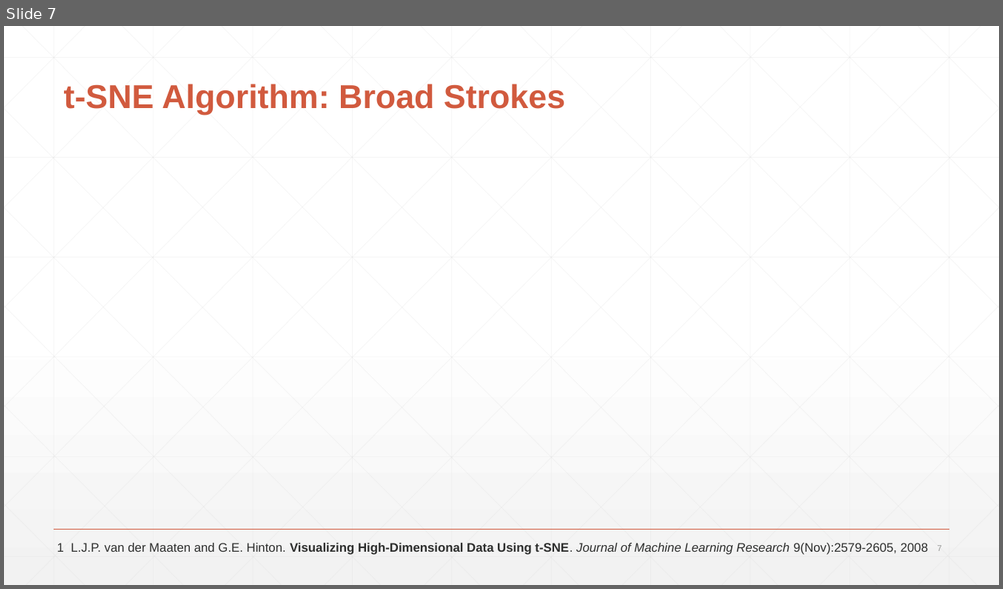
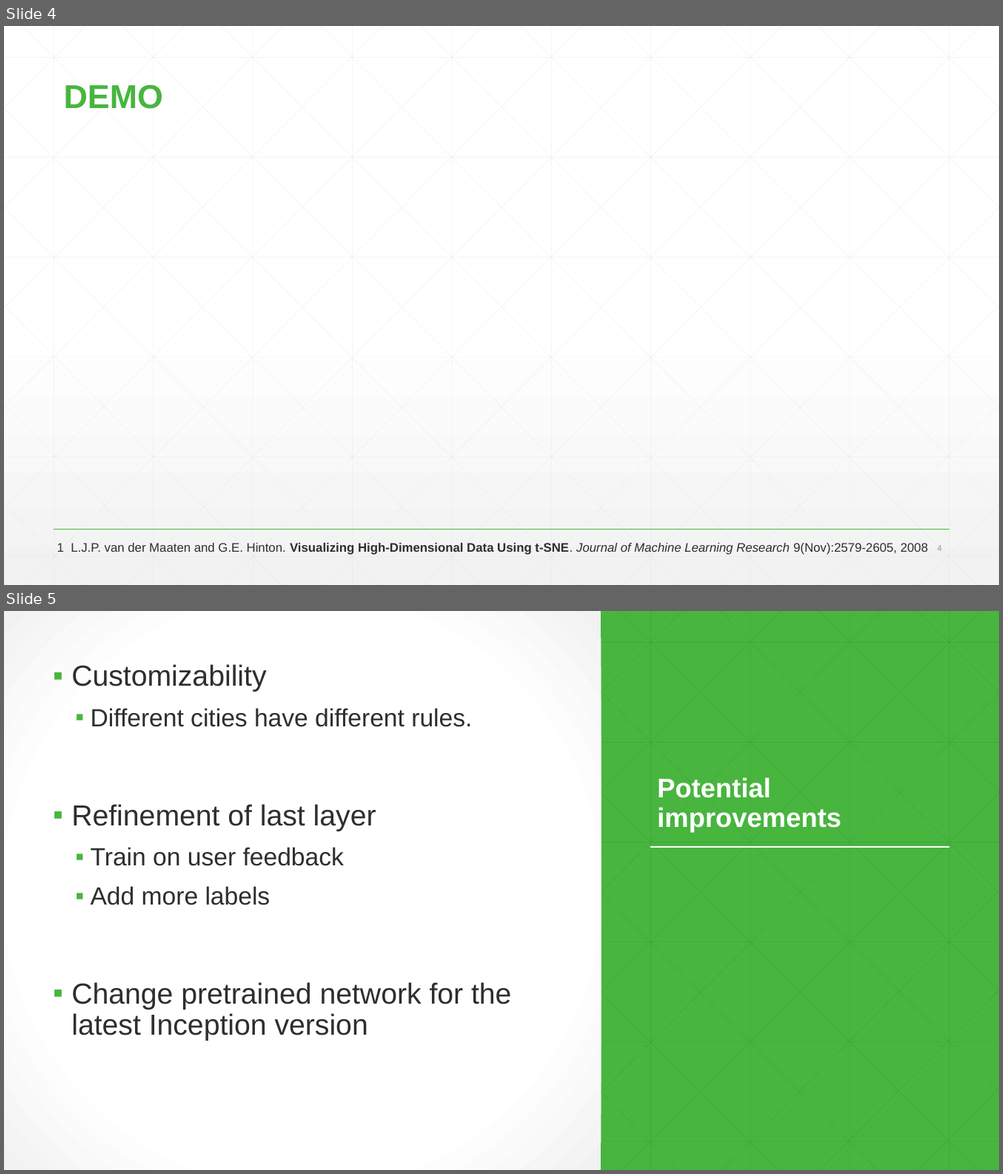
Before and after one commit to j-tseng/junkSort.AI, a slide deck: junksort-presentation.pptx. Shown one above the other, each under a label of ours: slide 7 before the commit, slides 4 and 5 after it. The pictures are 1003x589 and 1003x1174 pixels, drawn with LibreOffice and Linux fonts; fonts in the diff are those of the drawing; grey boxes stand for pictures. Boxes give left, top, right and bottom in pixels: in the first picture for what was removed or moved away, otherwise in the second. Text is boxed around its words. In the diff, an @@ line names an element or a change of style, - is before the commit and + after.

```diff
--- a/junksort-presentation.pptx
+++ b/junksort-presentation.pptx
@@ slide 5 added at <box>4,611,999,1170</box>, background #48B53F @@
@@ rectangle added at <box>4,611,601,1170</box>, fill gradient #FFFFFF to #F2F2F2 @@
@@ text added at <box>71,664,511,1041</box>, 28 pt, text #2D2E2D @@
+▪ Customizability
+  ▪ Different cities have different rules.
+▪ Refinement of last layer
+  ▪ Train on user feedback
+  ▪ Add more labels
+▪ Change pretrained network for the latest Inception version
@@ title added at <box>657,777,841,832</box>, 26 pt, text #FFFFFF, bold @@
+Potential improvements
@@ line added from (650, 848) to (949, 848), #FFFFFF 1.5 pt @@
@@ group added at <box>4,611,999,1170</box>: 46 lines @@
@@ what was slide 7 is now slide 4 @@
@@ slide 4 changed as well @@
@@ title at <box>64,84,163,109</box>: text changed; text colour #D15A3E to #48B53F @@
-t-SNE Algorithm: Broad Strokes
+DEMO
@@ line (54, 530) - (949, 530): stroke #D15A3E 1 pt to #48B53F 1 pt @@
@@ page number at <box>937,545,942,551</box>: text changed @@
-7
+4
```
Also in this commit, not shown: 1 other slide changed, 2 other slides added, 7 slides removed.
